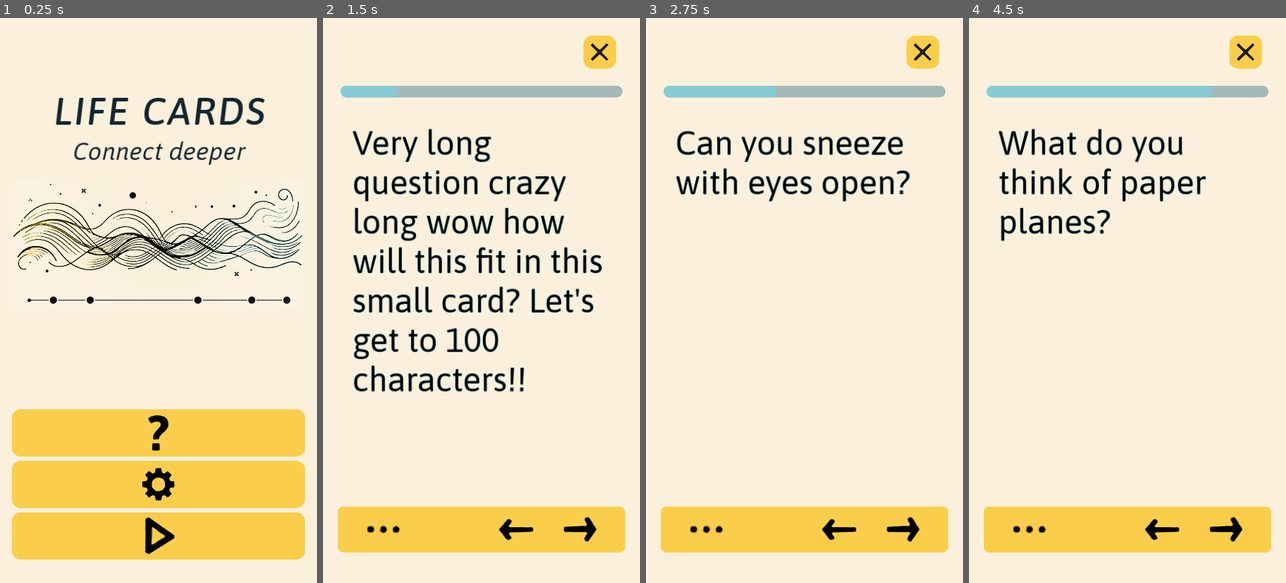
Above: before the commit, frames 1-4 (left to right).
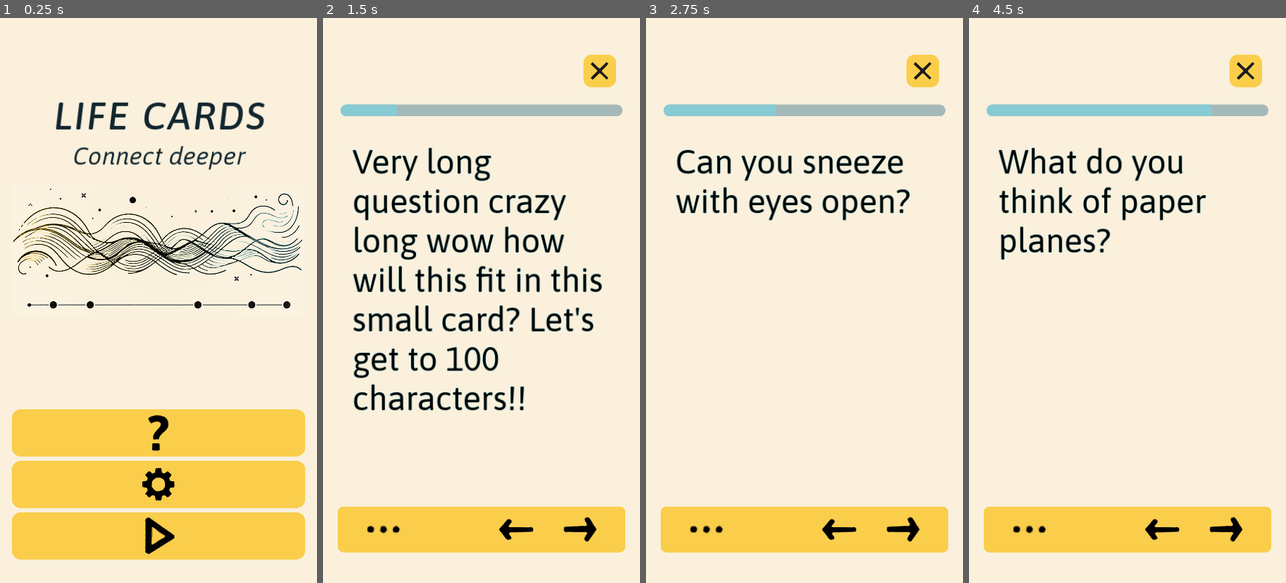
Above: after the commit, the same moments.

Repository: edoartworks/LifeCards
Game: Godot game, scene res://Game/screen_main.tscn
The game is run twice, just before and just after one commit, with the same random seed, the same clock (stepped at 60 frames per second) and the same inputs.
Inputs (mouse positions are in pixels of both pictures, inside the frame that each line leads up to):
- Up to frame 1 (0.25 s): no input
- Up to frame 2 (1.5 s): click (481, 537) at 0.5 s; click (481, 537) at 1.25 s
- Up to frame 3 (2.75 s): click (902, 532) at 2 s
- Up to frame 4 (4.5 s): click (1225, 532) at 2.75 s; click (1127, 537) at 3.5 s; click (1225, 532) at 4.25 s

The runs differ from the first frame. In frame 1, 8.0% of the frame differs, in the area x 4-96%, y 14-52%; in frame 2, 19%, in the area x 5-95%, y 3-70%; in frame 3, 9.3%; in frame 4, 9.8%.

Commit message:
Added touch swipe detection to card screen
Also small polish pass to layout, anchors and theme

Diff:
--- a/Game/Globals/SignalBus.gd
+++ b/Game/Globals/SignalBus.gd
@@ -31,3 +31,9 @@
 
 @warning_ignore("unused_signal")
 signal help_screen_exit_pressed
+
+@warning_ignore("unused_signal")
+signal card_swipe_left
+
+@warning_ignore("unused_signal")
+signal card_swipe_right
--- a/Game/screen_add_question.tscn
+++ b/Game/screen_add_question.tscn
@@ -20,13 +20,13 @@
 
 [node name="cont_margin_main" type="MarginContainer" parent="BG"]
 layout_mode = 1
-anchors_preset = 7
+anchors_preset = -1
 anchor_left = 0.5
-anchor_top = 1.0
+anchor_top = 0.133
 anchor_right = 0.5
 anchor_bottom = 1.0
 offset_left = -540.0
-offset_top = -1664.0
+offset_top = 0.639999
 offset_right = 540.0
 offset_bottom = -64.0
 grow_horizontal = 2
--- a/Game/screen_card.gd
+++ b/Game/screen_card.gd
@@ -19,8 +19,12 @@
 	DEBUG_LOG = get_node(debug_log_lbl_path)
 	DEBUG_SCROLL = DEBUG_LOG.get_parent()
 
+	SignalBus.card_swipe_left.connect(_on_btn_fwd_pressed)
+	SignalBus.card_swipe_right.connect(_on_btn_back_pressed)
+
+	SignalBus.card_menu_add_question_pressed.connect(_on_card_menu_add_question_pressed)
+	SignalBus.new_question_added.connect(_on_new_question_added)
 	SignalBus.current_question_deleted.connect(_on_current_question_deleted)
-	SignalBus.new_question_added.connect(_on_new_question_added)
 	SignalBus.shuffle_deck.connect(_on_deck_shuffled)
 
 	# Init UI elements
@@ -76,6 +80,7 @@
 
 
 func _on_obscure_gui_input(event: InputEvent) -> void:
+	# Hide menu overlay when screen is touched outside the menu area
 	if event is InputEventScreenTouch and event.is_pressed():
 		MENU_OVERLAY.visible = false
 
@@ -98,6 +103,10 @@
 		# and should fix when user restart the app.
 
 
+func _on_card_menu_add_question_pressed() -> void:
+	MENU_OVERLAY.visible = false
+
+
 func _on_deck_shuffled() -> void:
 	Global.CURRENT_QUESTION_IDX = 0
 	PROG_BAR.value = 1
--- a/Game/screen_card.tscn
+++ b/Game/screen_card.tscn
@@ -7,6 +7,7 @@
 [ext_resource type="Texture2D" uid="uid://c5yy0o310pypc" path="res://Art/icon_arrow_l.png" id="6_8r6ww"]
 [ext_resource type="Texture2D" uid="uid://758uvwgicrj2" path="res://Art/icon_arrow.png" id="6_vlu3g"]
 [ext_resource type="PackedScene" uid="uid://d1f7oecpsrav" path="res://Game/card_menu.tscn" id="7_8jahr"]
+[ext_resource type="Script" path="res://Game/swipe_area.gd" id="7_8lvu1"]
 
 [sub_resource type="StyleBoxFlat" id="StyleBoxFlat_6es5q"]
 bg_color = Color(1, 0.683554, 0.938661, 1)
@@ -24,12 +25,27 @@
 anchor_bottom = 1.0
 grow_horizontal = 2
 grow_vertical = 2
+mouse_filter = 2
+
+[node name="swipe_area" type="ReferenceRect" parent="BG"]
+layout_mode = 1
+anchors_preset = 15
+anchor_right = 1.0
+anchor_bottom = 1.0
+offset_top = 294.0
+offset_bottom = -250.0
+grow_horizontal = 2
+grow_vertical = 2
+border_width = 0.0
+editor_only = false
+script = ExtResource("7_8lvu1")
 
 [node name="cont_safe_area" type="MarginContainer" parent="BG"]
 layout_mode = 1
 anchors_preset = 15
 anchor_right = 1.0
 anchor_bottom = 1.0
+offset_top = 64.0
 grow_horizontal = 2
 grow_vertical = 2
 theme_override_constants/margin_left = 60
@@ -46,6 +62,7 @@
 [node name="spacer" type="Control" parent="BG/cont_safe_area/VBoxContainer/HBoxContainer"]
 layout_mode = 2
 size_flags_horizontal = 3
+mouse_filter = 2
 
 [node name="btn_exit" type="Button" parent="BG/cont_safe_area/VBoxContainer/HBoxContainer"]
 layout_mode = 2
@@ -60,10 +77,12 @@
 [node name="spacer3" type="Control" parent="BG/cont_safe_area/VBoxContainer"]
 custom_minimum_size = Vector2(0, 50)
 layout_mode = 2
+mouse_filter = 2
 
 [node name="progress_bar_deck" type="ProgressBar" parent="BG/cont_safe_area/VBoxContainer"]
 custom_minimum_size = Vector2(0, 40)
 layout_mode = 2
+mouse_filter = 2
 max_value = 10.0
 value = 1.0
 rounded = true
--- a/Game/screen_help.tscn
+++ b/Game/screen_help.tscn
@@ -16,13 +16,13 @@
 
 [node name="MarginContainer" type="MarginContainer" parent="BG"]
 layout_mode = 1
-anchors_preset = 7
+anchors_preset = -1
 anchor_left = 0.5
-anchor_top = 1.0
+anchor_top = 0.133
 anchor_right = 0.5
 anchor_bottom = 1.0
 offset_left = -540.0
-offset_top = -1680.0
+offset_top = 0.639999
 offset_right = 540.0
 offset_bottom = -80.0
 grow_horizontal = 2
@@ -42,19 +42,19 @@
 vertical_alignment = 1
 
 [node name="spacer4" type="Control" parent="BG/MarginContainer/cont_menu"]
-custom_minimum_size = Vector2(0, 20)
+custom_minimum_size = Vector2(0, 10)
 layout_mode = 2
 
-[node name="Label" type="Label" parent="BG/MarginContainer/cont_menu"]
+[node name="help_text" type="Label" parent="BG/MarginContainer/cont_menu"]
 custom_minimum_size = Vector2(0, 100)
 layout_mode = 2
 theme_type_variation = &"Label_Body"
 text = "is a game about connecting deeper with strangers, friends or lovers.
 
 There are no rules.
-Ask questions. Answer questions. Skip questions.
+Ask questions. Answer questions. Skip questions. Pass the phone.
 
-Don't be scared
+Have courage
 to open yourself up,
 be vulnerable.
 Dare to trust.
@@ -62,6 +62,11 @@
 Respect others' boundaries,
 and your own boundaries."
 autowrap_mode = 3
+
+[node name="spacer5" type="Control" parent="BG/MarginContainer/cont_menu"]
+custom_minimum_size = Vector2(0, 10)
+layout_mode = 2
+size_flags_vertical = 3
 
 [node name="HBoxContainer" type="HBoxContainer" parent="BG/MarginContainer/cont_menu"]
 layout_mode = 2
--- a/Game/screen_main.gd
+++ b/Game/screen_main.gd
@@ -20,26 +20,29 @@
 	SignalBus.card_menu_add_question_pressed.connect(show_add_question_screen)
 	SignalBus.hide_add_question_screen.connect(hide_add_question_screen)
 
-	SCREEN_ADD_Q.set_process(false)
+	SCREEN_ADD_Q.process_mode = Node.PROCESS_MODE_DISABLED
+	SCREEN_CARD.process_mode = Node.PROCESS_MODE_DISABLED
 
 func show_add_question_screen():
 	ProjectSettings.set_setting("application/run/low_processor_mode", false)
-	SCREEN_ADD_Q.set_process(true)
+	SCREEN_ADD_Q.process_mode = Node.PROCESS_MODE_INHERIT
 	SCREEN_ADD_Q.visible = true
 
 
 func hide_add_question_screen():
 	ProjectSettings.set_setting("application/run/low_processor_mode", true)
-	SCREEN_ADD_Q.set_process(false)
+	SCREEN_ADD_Q.process_mode = Node.PROCESS_MODE_DISABLED
 	SCREEN_ADD_Q.visible = false
 
 
 func show_card_screen():
 	SCREEN_CARD.visible = true
+	SCREEN_CARD.process_mode = Node.PROCESS_MODE_INHERIT
 
 
 func hide_card_screen():
 	SCREEN_CARD.visible = false
+	SCREEN_CARD.process_mode = Node.PROCESS_MODE_DISABLED
 
 
 func show_help_screen():
--- a/Game/screen_main_menu.tscn
+++ b/Game/screen_main_menu.tscn
@@ -20,11 +20,11 @@
 [node name="MarginContainer" type="MarginContainer" parent="BG"]
 layout_mode = 2
 anchor_left = 0.5
-anchor_top = 1.0
+anchor_top = 0.133
 anchor_right = 0.5
 anchor_bottom = 1.0
 offset_left = -540.0
-offset_top = -1680.0
+offset_top = 0.639999
 offset_right = 540.0
 offset_bottom = -80.0
 grow_horizontal = 2
--- /dev/null
+++ b/Game/swipe_area.gd
@@ -0,0 +1,34 @@
+extends ReferenceRect
+
+var startPos: Vector2
+var curPos: Vector2
+var swiping = false
+
+var length = 200
+var vertical_tolerance = 100
+
+
+func _process(_delta) :
+	if Input.is_action_just_pressed("touch_press"):
+		var mouse_pos = get_global_mouse_position()
+		if get_global_rect().has_point(mouse_pos) and !swiping:
+			swiping = true
+			startPos = mouse_pos
+			#Global.debug(str("Start Position: ", startPos))
+	if Input.is_action_pressed("touch_press"):
+		if swiping:
+			curPos = get_global_mouse_position()
+			if get_global_rect().has_point(curPos):
+				if startPos.distance_to(curPos) >= length:
+					if abs(startPos.y - curPos.y) <= vertical_tolerance and startPos.x < curPos.x:
+						#Global.debug("Right Swipe!")
+						SignalBus.card_swipe_right.emit()
+						swiping = false
+					elif abs(startPos.y - curPos.y) <= vertical_tolerance and startPos.x > curPos.x:
+						#Global.debug("Left Swipe!")
+						SignalBus.card_swipe_left.emit()
+						swiping = false
+			else:
+				swiping = false
+	else:
+		swiping = false
--- a/project.godot
+++ b/project.godot
@@ -34,6 +34,14 @@
 theme/custom="res://Art/th_custom01.theme"
 theme/custom_font="res://Art/Asap-VariableFont_wdth,wght.ttf"
 
+[input]
+
+touch_press={
+"deadzone": 0.5,
+"events": [Object(InputEventMouseButton,"resource_local_to_scene":false,"resource_name":"","device":-1,"window_id":0,"alt_pressed":false,"shift_pressed":false,"ctrl_pressed":false,"meta_pressed":false,"button_mask":0,"position":Vector2(0, 0),"global_position":Vector2(0, 0),"factor":1.0,"button_index":1,"canceled":false,"pressed":false,"double_click":false,"script":null)
+]
+}
+
 [input_devices]
 
 pointing/emulate_touch_from_mouse=true
Binary file changed: Art/th_custom01.theme
Not shown: 1 places in Game/screen_card.tscn that only renumber resources
Not shown, changed: Exports/lifecards.apk
Not shown, changed: Exports/lifecards.apk.idsig
